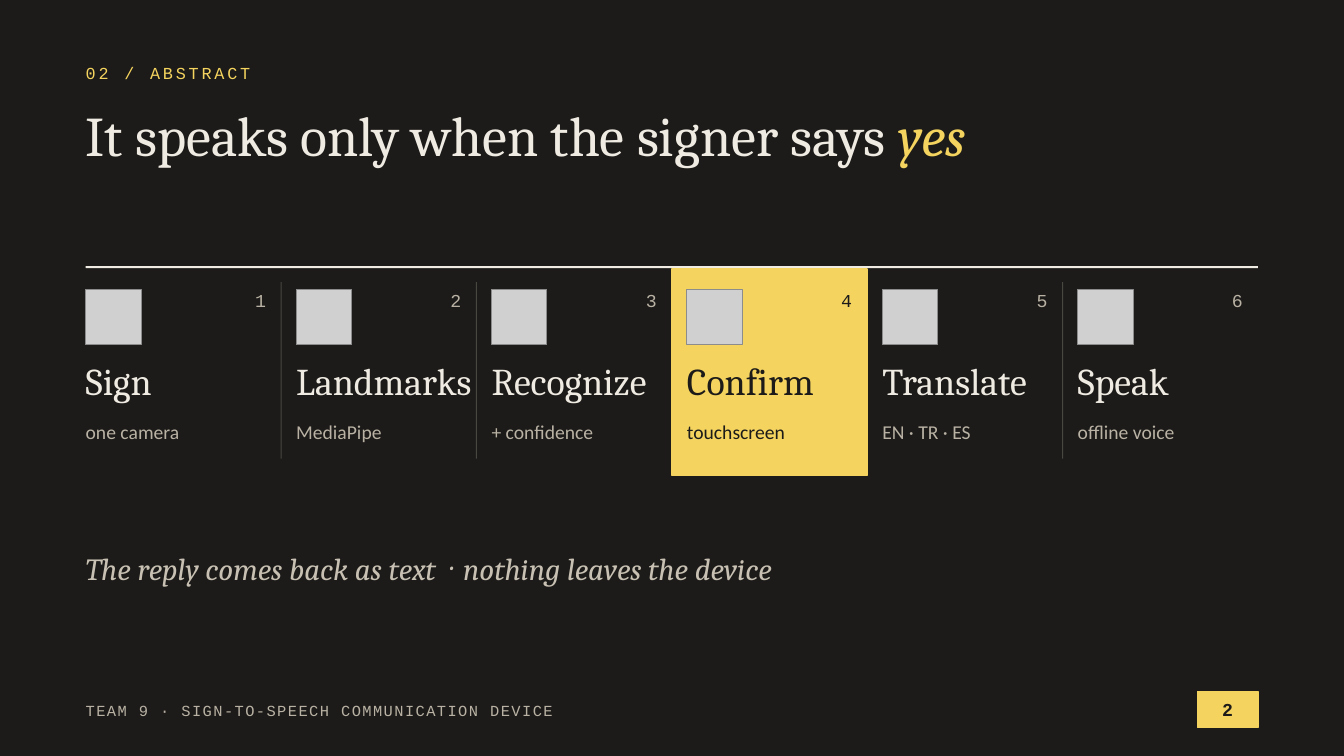
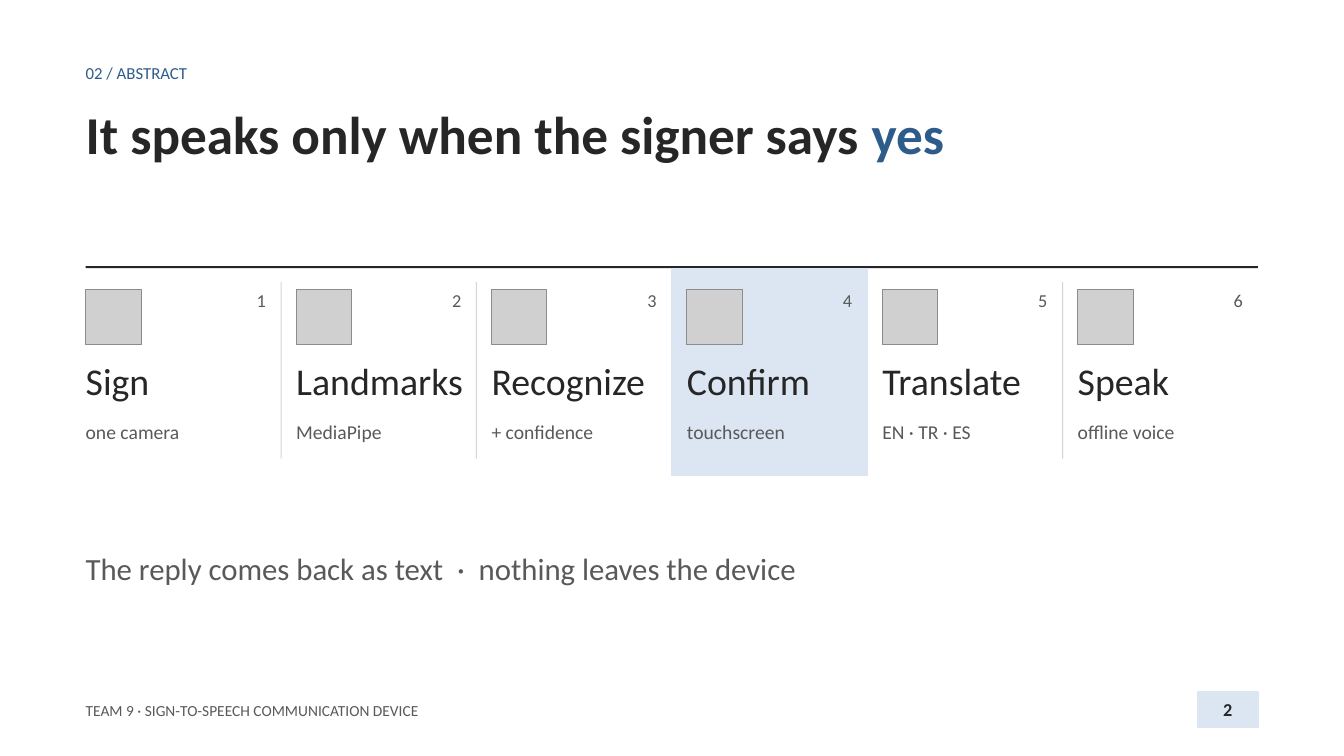
Before and after one commit to anxious956/Multilingual-Sign-to-Speech-Communication-Device, a slide deck: slide 2 of docs/presentation/Team9_Proposal_Presentation.pptx. Drawn at 1344x756 pixels with LibreOffice and Linux fonts; fonts in the diff are those of the drawing; grey boxes stand for pictures. Boxes give left, top, right and bottom in pixels: in the first picture for what was removed or moved away, otherwise in the second. Text is boxed around its words. In the diff, an @@ line names an element or a change of style, - is before the commit and + after.

```diff
--- a/docs/presentation/Team9_Proposal_Presentation.pptx
+++ b/docs/presentation/Team9_Proposal_Presentation.pptx
@@ background #1C1B19 to #FFFFFF @@
@@ text "02 / ABSTRACT" at <box>86,68,187,79</box>: font Courier New to Calibri, text colour #F4D35E to #2E5C8A, letter spacing 2 to 0 pt @@
@@ title "It speaks only when the ..." at <box>86,116,945,163</box>: size 40 to 38 pt, font Cambria to Calibri, text colour #EFEBE2 to #262626, bold on; text colour #F4D35E to #2E5C8A, italic off in "yes" @@
@@ line (86, 267) - (1258, 267): stroke #EFEBE2 1.5 pt to #262626 1.5 pt @@
@@ rectangle at <box>673,269,868,476</box>: fill #F4D35E to #DCE6F2; outline #F4D35E 1 pt to #DCE6F2 1 pt @@
@@ line (281, 282) - (281, 459): stroke #4A4741 0.75 pt to #D0D5DC 0.75 pt @@
@@ line (477, 282) - (477, 459): stroke #4A4741 0.75 pt to #D0D5DC 0.75 pt @@
@@ text "4" at <box>843,295,852,307</box>: font Courier New to Calibri, text colour #1C1B19 to #595959 @@
@@ line (1063, 282) - (1063, 459): stroke #4A4741 0.75 pt to #D0D5DC 0.75 pt @@
@@ font Courier New to Calibri, text colour #B9B2A4 to #595959 in 5 elements at <box>257,295,266,307</box>, <box>452,295,461,307</box>, <box>647,295,656,307</box>, <box>1038,295,1047,307</box>, <box>1234,294,1243,307</box> @@
@@ text "Confirm" at <box>687,369,810,396</box>: font Cambria to Calibri, text colour #1C1B19 to #262626 @@
@@ font Cambria to Calibri, text colour #EFEBE2 to #262626 in 5 elements at <box>86,369,150,402</box>, <box>296,368,463,396</box>, <box>492,369,645,402</box>, <box>882,368,1021,396</box>, <box>1078,368,1169,401</box> @@
@@ text "touchscreen" at <box>687,425,785,439</box>: text colour #1C1B19 to #595959 @@
@@ text colour #B9B2A4 to #595959 in 5 elements at <box>86,429,179,439</box>, <box>296,425,381,442</box>, <box>506,425,593,439</box>, <box>882,426,970,439</box>, <box>1078,425,1175,439</box> @@
@@ text "The reply comes back as ..." at <box>86,558,795,586</box>: font Cambria to Calibri, text colour #C8C1B3 to #595959, italic off @@
@@ text "TEAM 9 · SIGN-TO-SPEECH COMMUNICATION ..." at <box>86,706,418,716</box>: font Courier New to Calibri, text colour #B9B2A4 to #595959, letter spacing 1 to 0 pt @@
@@ page number at <box>1223,704,1232,716</box>: font Courier New to Calibri, text colour #1C1B19 to #262626 @@
@@ rectangle at <box>1198,692,1258,728</box>: fill #F4D35E to #DCE6F2; outline #F4D35E 1 pt to #DCE6F2 1 pt @@
```
Also in this commit, not shown: 7 other slides changed, 1 other file.
